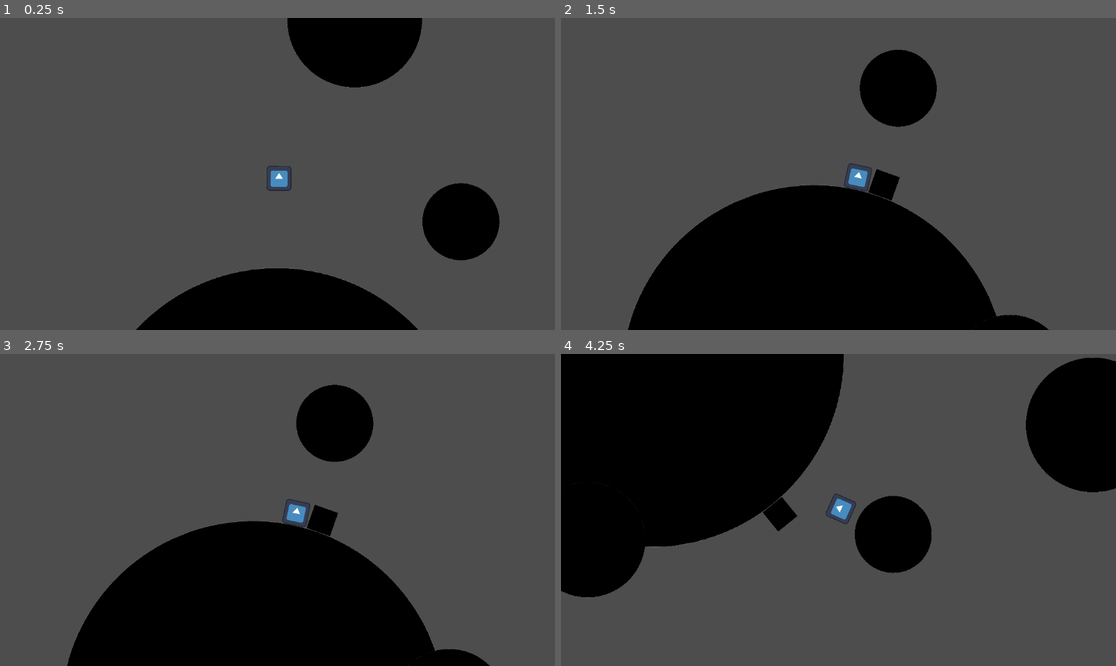
Above: before the commit, frames 1-4 (two rows, left to right).
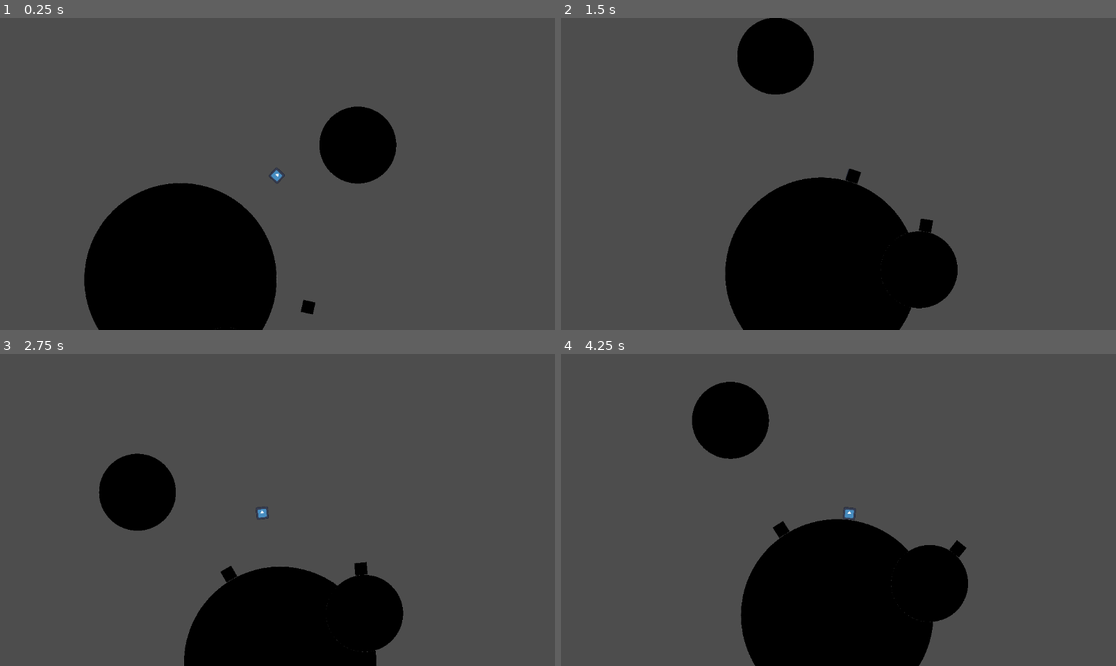
Above: after the commit, the same moments.

Repository: liuwilli0/IanTheAstronaut
Game: Godot game, scene res://main.tscn
The game is run twice, just before and just after one commit, with the same random seed, the same clock (stepped at 60 frames per second) and the same inputs. The engine's default icon, where the game draws it, is replaced by a stand-in: a white triangle on a blue panel in a dark square.
Inputs (mouse positions are in pixels of both pictures, inside the frame that each line leads up to):
- Up to frame 1 (0.25 s): no input
- Up to frame 2 (1.5 s): move the mouse to (960, 158) at 0.52 s; hold Right (right) from 0.53 s (still down); click (960, 158) at 0.6 s; tap Up (up) at 0.77 s; move the mouse to (727, 189) at 1.27 s; tap Middle mouse button (MMB) at 1.35 s
- Up to frame 3 (2.75 s): tap Up (up) at 1.52 s; move the mouse to (333, 441) at 2.02 s; release Right (right) at 2.03 s; hold Left (left) from 2.03 s (still down); right-click (333, 441) at 2.1 s
- Up to frame 4 (4.25 s): move the mouse to (810, 572) at 2.77 s; release Left (left) at 2.78 s; hold Right (right) from 2.78 s (still down); click (810, 572) at 2.85 s; tap Up (up) at 3.02, 3.77 s; move the mouse to (1005, 556) at 3.52 s; tap Middle mouse button (MMB) at 3.6 s

The runs differ from the first frame. In frame 1, 24% of the frame differs, in the area x 15-90%, y 0-100%; in frame 2, 14%; in frame 3, 19%; in frame 4, 48%, in the area x 0-100%, y 0-100%.

Commit message:
added enemy

Diff:
--- a/Enemy/enemy.gd
+++ b/Enemy/enemy.gd
@@ -1,16 +1,22 @@
+class_name Enemy
 extends CharacterBody2D
 
 @export var move_speed = 300
+
+@onready var planet = get_parent()
 
 var gravity = Vector2.ZERO
 var move = Vector2.ZERO
 var direction = 1
 
+func die():
+	queue_free()
+
 func _physics_process(delta):
 	up_direction = GravityManager.get_up_direction(global_position)
 	rotation = up_direction.angle() - PI / 2
 
-	gravity += GravityManager.get_planet_gravity(GravityManager.get_nearest_planet(global_position), global_position)
+	gravity += GravityManager.get_planet_gravity(planet, global_position) * delta
 	move = direction * Vector2.from_angle(rotation) * move_speed
 	velocity = gravity + move
 
@@ -19,3 +25,14 @@
 		gravity = Vector2.ZERO
 	if is_on_wall():
 		direction = -direction
+
+func _on_hitbox_area_entered(area):
+	var parent = area.get_parent()
+	if parent is Player:
+		var rotated_distance = global_position.distance_to(planet.global_position)
+		var parent_rotated_distance = parent.global_position.distance_to(planet.global_position)
+		if GravityManager.get_nearest_planet(parent.position) == planet and parent_rotated_distance - parent.size.y / 2 > rotated_distance:
+			parent.enemy_bounce()
+			die()
+		else:
+			parent.die()
--- a/Enemy/enemy.tscn
+++ b/Enemy/enemy.tscn
@@ -1,8 +1,11 @@
-[gd_scene load_steps=5 format=3 uid="uid://cqgg220ybqm40"]
+[gd_scene load_steps=6 format=3 uid="uid://cqgg220ybqm40"]
 
 [ext_resource type="Script" uid="uid://s2sndhubua1m" path="res://Enemy/enemy.gd" id="1_2pb1h"]
 
 [sub_resource type="RectangleShape2D" id="RectangleShape2D_px1sc"]
+size = Vector2(128, 128)
+
+[sub_resource type="RectangleShape2D" id="RectangleShape2D_2pb1h"]
 size = Vector2(128, 128)
 
 [sub_resource type="Gradient" id="Gradient_am0pq"]
@@ -15,10 +18,19 @@
 height = 128
 
 [node name="Enemy" type="CharacterBody2D"]
+collision_layer = 0
+collision_mask = 2
 script = ExtResource("1_2pb1h")
 
-[node name="CollisionShape2D" type="CollisionShape2D" parent="."]
+[node name="CollisionShape" type="CollisionShape2D" parent="."]
 shape = SubResource("RectangleShape2D_px1sc")
 
-[node name="Sprite2D" type="Sprite2D" parent="."]
+[node name="Hitbox" type="Area2D" parent="."]
+
+[node name="CollisionShape" type="CollisionShape2D" parent="Hitbox"]
+shape = SubResource("RectangleShape2D_2pb1h")
+
+[node name="Sprite" type="Sprite2D" parent="."]
 texture = SubResource("GradientTexture2D_eqilm")
+
+[connection signal="area_entered" from="Hitbox" to="." method="_on_hitbox_area_entered"]
--- a/Planet/planet.gd
+++ b/Planet/planet.gd
@@ -1,4 +1,5 @@
+class_name Planet
 extends StaticBody2D
 
-@onready var radius = scale.x
+@onready var radius = $CollisionShape.shape.radius * scale.x
 @export var density = 1
--- a/Planet/planet.tscn
+++ b/Planet/planet.tscn
@@ -18,12 +18,12 @@
 fill_to = Vector2(0.5, 0)
 
 [node name="Planet" type="StaticBody2D"]
+position = Vector2(1, 0)
+collision_layer = 3
 script = ExtResource("1_06kw6")
 
-[node name="CollisionShape2D" type="CollisionShape2D" parent="."]
-scale = Vector2(0.002, 0.002)
+[node name="CollisionShape" type="CollisionShape2D" parent="."]
 shape = SubResource("CircleShape2D_m2dqj")
 
-[node name="Sprite2D" type="Sprite2D" parent="."]
-scale = Vector2(0.002, 0.002)
+[node name="Sprite" type="Sprite2D" parent="."]
 texture = SubResource("GradientTexture2D_b00i1")
--- a/Player/player.gd
+++ b/Player/player.gd
@@ -1,3 +1,4 @@
+class_name Player
 extends CharacterBody2D
 
 @export var move_speed = 800
@@ -7,9 +8,16 @@
 @onready var GravityRayCast = $GravityRayCast
 @onready var MoveRayCast = $MoveRayCast
 @onready var VelocityRayCast = $VelocityRayCast
+@onready var size = $CollisionShape.shape.size
 
 var gravity = Vector2.ZERO
 var move = Vector2.ZERO
+
+func die():
+	get_tree().paused = true;
+
+func enemy_bounce():
+	gravity = -gravity / 2
 
 func handle_input(delta):
 	var direction = Input.get_axis("left", "right")
--- a/Player/player.tscn
+++ b/Player/player.tscn
@@ -6,13 +6,21 @@
 [sub_resource type="RectangleShape2D" id="RectangleShape2D_4ntmi"]
 size = Vector2(128, 128)
 
+[sub_resource type="RectangleShape2D" id="RectangleShape2D_btcbx"]
+size = Vector2(128, 128)
+
 [node name="Player" type="CharacterBody2D"]
 script = ExtResource("1_4ntmi")
 
-[node name="CollisionShape2D" type="CollisionShape2D" parent="."]
+[node name="CollisionShape" type="CollisionShape2D" parent="."]
 shape = SubResource("RectangleShape2D_4ntmi")
 
-[node name="Sprite2D" type="Sprite2D" parent="."]
+[node name="Hitbox" type="Area2D" parent="."]
+
+[node name="CollisionShape" type="CollisionShape2D" parent="Hitbox"]
+shape = SubResource("RectangleShape2D_btcbx")
+
+[node name="Sprite" type="Sprite2D" parent="."]
 texture = ExtResource("2_btcbx")
 
 [node name="GravityRayCast" type="RayCast2D" parent="."]
--- a/main.tscn
+++ b/main.tscn
@@ -10,29 +10,31 @@
 [node name="Planets" type="Node2D" parent="."]
 
 [node name="Planet1" parent="Planets" instance=ExtResource("1_0xm2m")]
-scale = Vector2(1000, 1000)
+scale = Vector2(2, 2)
 
-[node name="Planet2" parent="Planets" instance=ExtResource("1_0xm2m")]
-position = Vector2(956, -1238)
-scale = Vector2(200, 200)
+[node name="Enemy" parent="Planets/Planet1" instance=ExtResource("2_1bvp3")]
+top_level = true
+position = Vector2(1257, -639)
 
 [node name="Planet3" parent="Planets" instance=ExtResource("1_0xm2m")]
 position = Vector2(955, 348)
-scale = Vector2(300, 300)
+scale = Vector2(0.8, 0.8)
+
+[node name="Enemy" parent="Planets/Planet3" instance=ExtResource("2_1bvp3")]
+top_level = true
+position = Vector2(1535, 284)
 
 [node name="Planet4" parent="Planets" instance=ExtResource("1_0xm2m")]
-position = Vector2(406, -2286)
-scale = Vector2(350, 350)
-
-[node name="Enemy" parent="." instance=ExtResource("2_1bvp3")]
-position = Vector2(1083, -611)
+position = Vector2(419, -2270)
+scale = Vector2(0.8, 0.8)
 
 [node name="Player" parent="." instance=ExtResource("2_h2yge")]
 position = Vector2(0, -1500)
 
 [node name="Camera2D" type="Camera2D" parent="Player"]
+position = Vector2(0, 11)
 ignore_rotation = false
-zoom = Vector2(0.4, 0.4)
+zoom = Vector2(0.2, 0.2)
 position_smoothing_enabled = true
 rotation_smoothing_enabled = true
 rotation_smoothing_speed = 2.5
Not shown: 1 places in Player/player.tscn that only renumber resources
